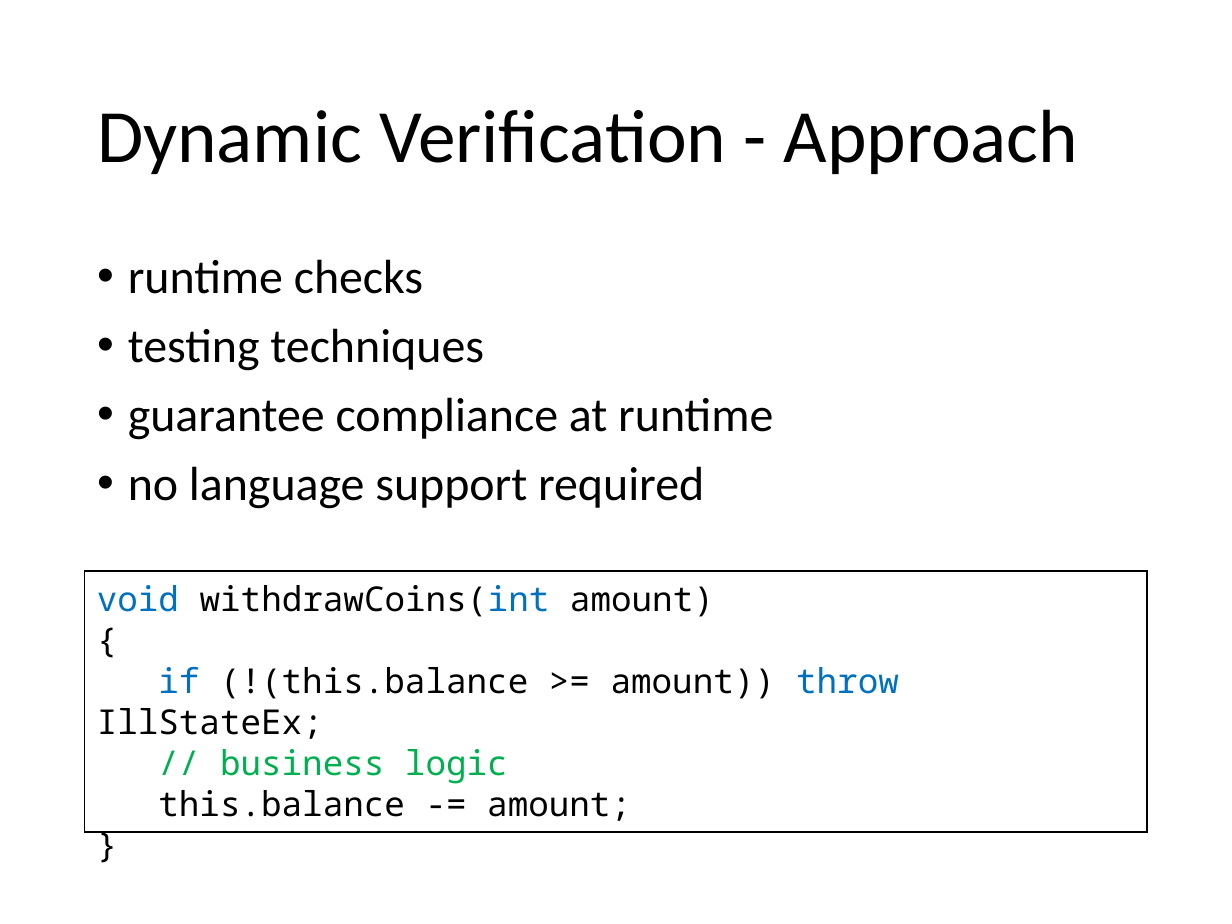
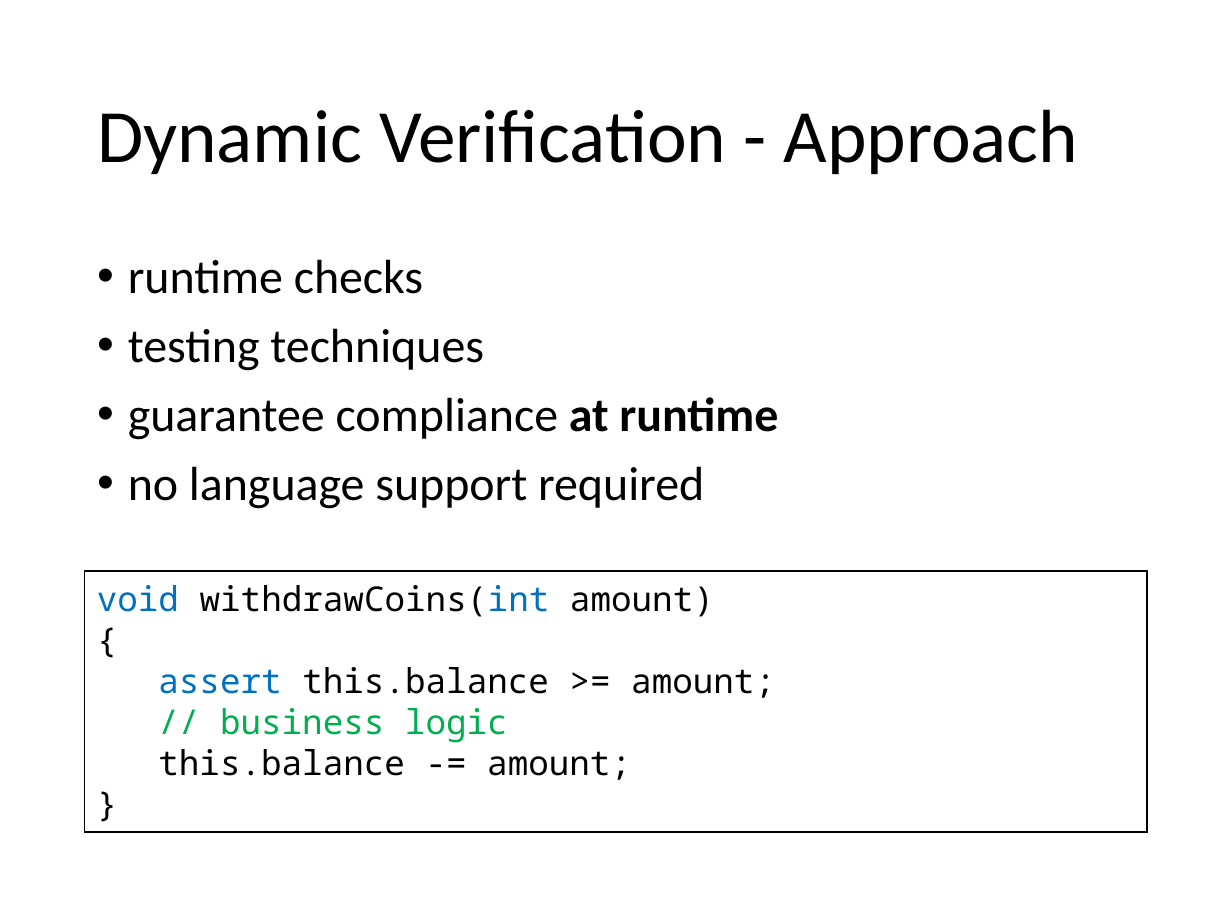
Before and after one commit to olydis/GradVerThesis, a slide deck: slide 3 of presentation/PLunch.pptx. Drawn at 1232x924 pixels with LibreOffice and Linux fonts; fonts in the diff are those of the drawing. Boxes give left, top, right and bottom in pixels: in the first picture for what was removed or moved away, otherwise in the second. Text is boxed around its words. In the diff, an @@ line names an element or a change of style, - is before the commit and + after.

```diff
--- a/presentation/PLunch.pptx
+++ b/presentation/PLunch.pptx
@@ text at [128, 397, 778, 440]: bold on in "at runtime" @@
@@ text in rectangle at [158, 667, 775, 698]: text changed @@
-if (!(this.balance >= amount)) throw IllStateEx;
+assert this.balance >= amount;
```
Also in this commit, not shown: 3 other slides changed, 3 slides added, 2 other files.
